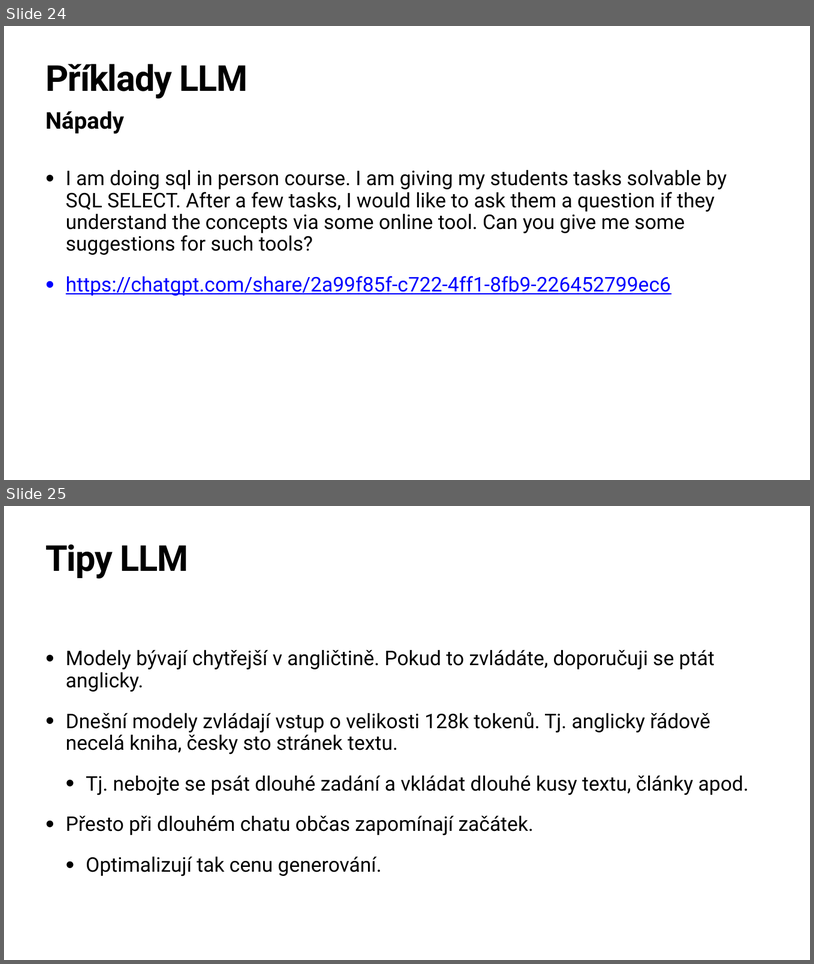
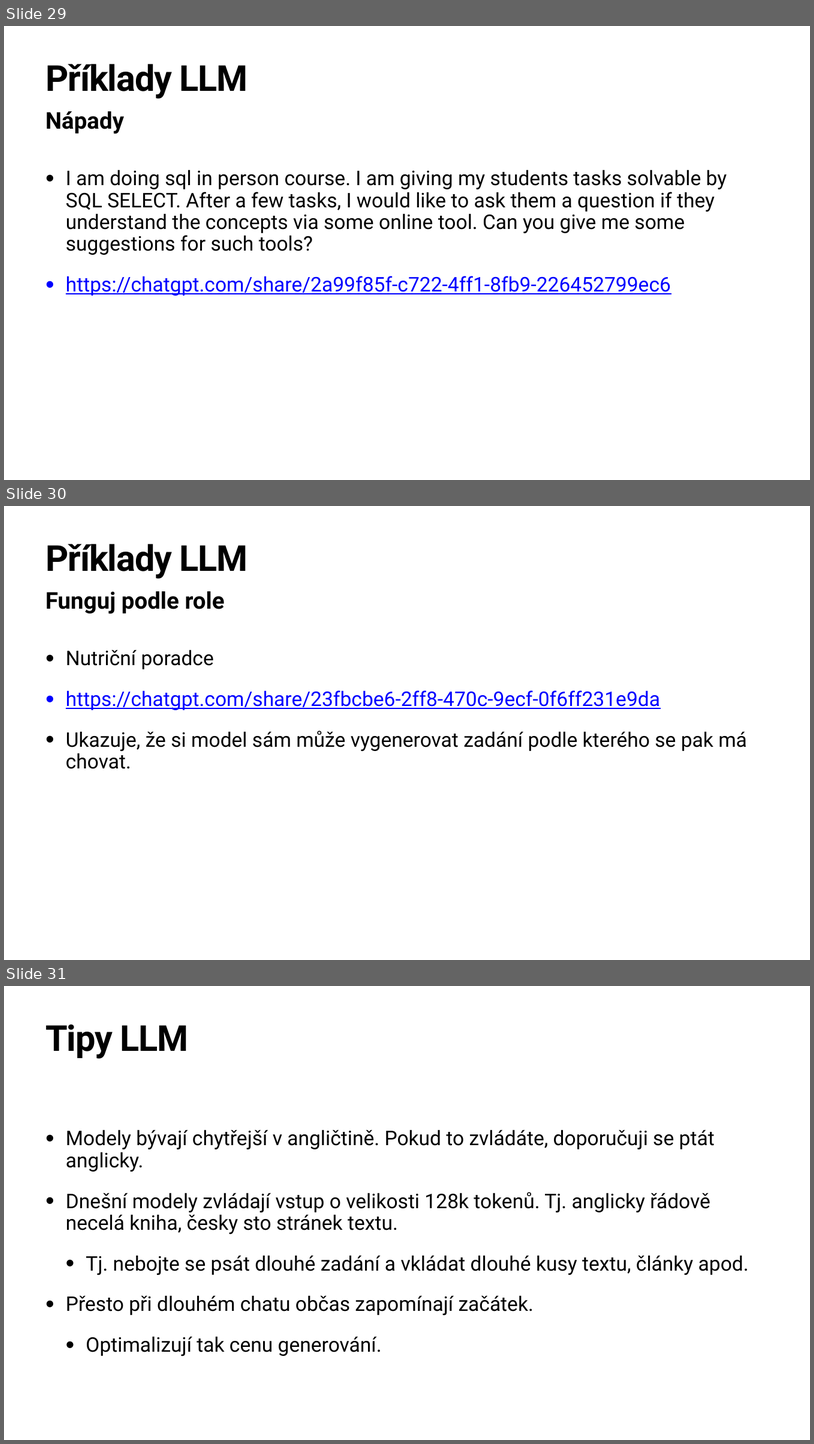
Before and after one commit to hamacekh/Lipnice, a slide deck: 2024/big-data/BigData.pptx. Shown one above the other, each under a label of ours: slides 24 and 25 before the commit, slides 29, 30 and 31 after it. The pictures are 814x964 and 814x1444 pixels, drawn with LibreOffice and Linux fonts; fonts in the diff are those of the drawing. Boxes give left, top, right and bottom in pixels: in the first picture for what was removed or moved away, otherwise in the second. Text is boxed around its words. In the diff, an @@ line names an element or a change of style, - is before the commit and + after.

```diff
--- a/2024/big-data/BigData.pptx
+++ b/2024/big-data/BigData.pptx
@@ slide 30 added at <box>4,506,810,960</box>, background #FFFFFF @@
@@ title added at <box>45,544,248,579</box>, 85 pt, text #000000, bold @@
+Příklady LLM
@@ text added at <box>45,591,225,614</box>, 55 pt, text #000000, bold @@
+Funguj podle role
@@ text added at <box>66,649,747,769</box>, 48 pt, text #000000 @@
+• Nutriční poradce
+• https://chatgpt.com/share/23fbcbe6-2ff8-470c-9ecf-0f6ff231e9da
+• Ukazuje, že si model sám může vygenerovat zadání podle kterého se pak má chovat.
@@ what was slide 24 is now slide 29 @@
@@ what was slide 25 is now slide 31 @@
```
Also in this commit, not shown: 6 slides changed, 8 other slides added, 1 slide removed, 2 other files.
